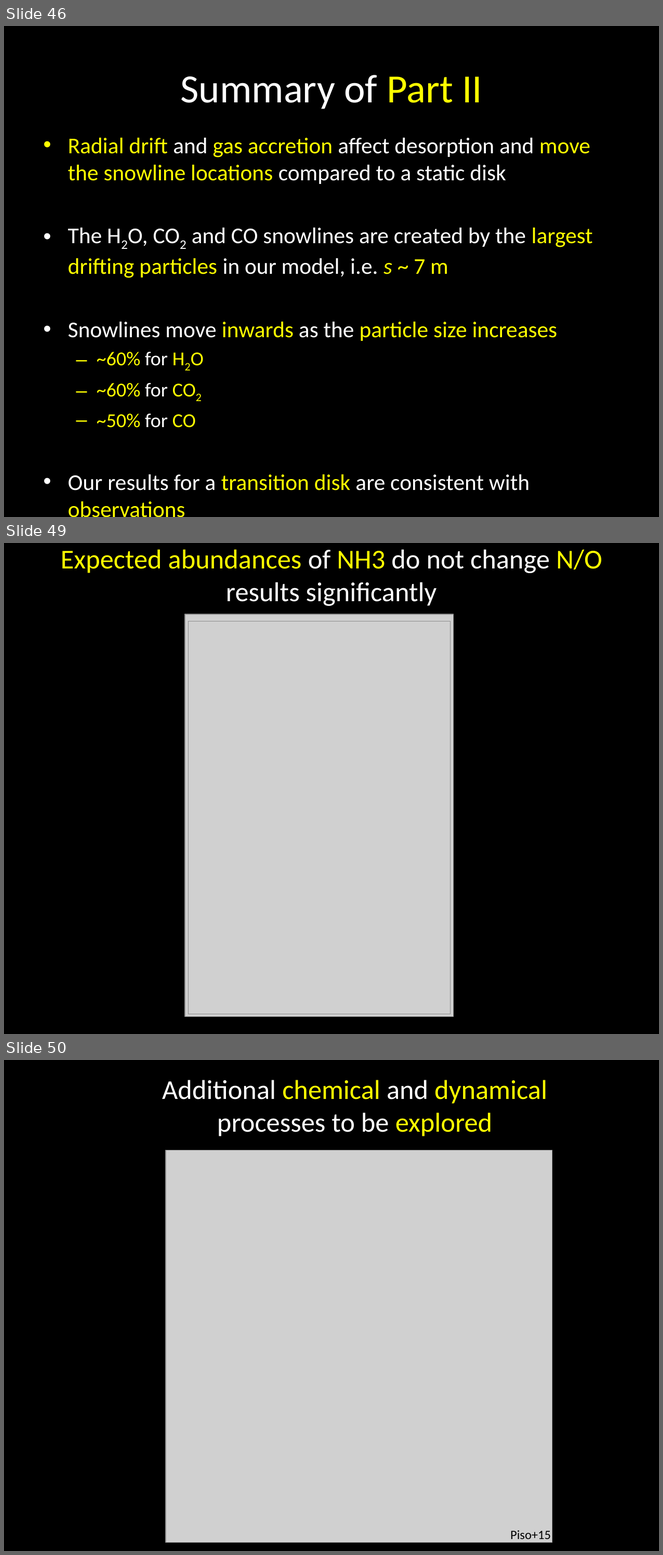
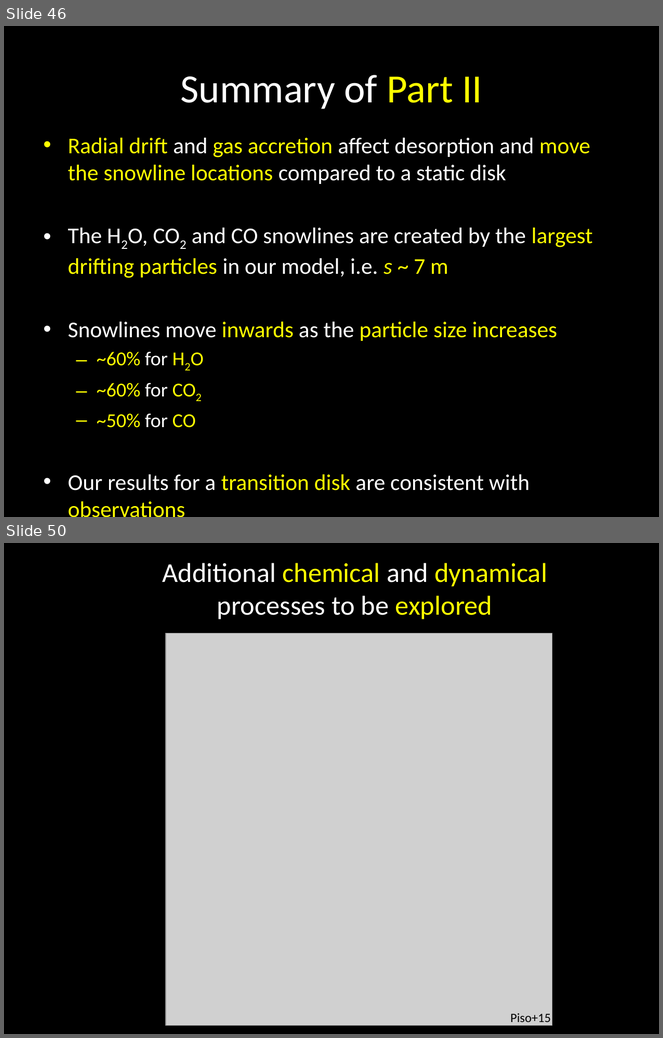
Before and after one commit to apiso/Thesis, a slide deck: slides/CIPS_talk.pptx. Shown one above the other, each under a label of ours: slides 46, 49 and 50 before the commit, slides 46 and 50 after it; the slides between them are not shown. The pictures are 663x1555 and 663x1038 pixels, drawn with LibreOffice and Linux fonts; fonts in the diff are those of the drawing; grey boxes stand for pictures. Boxes give left, top, right and bottom in pixels: in the first picture for what was removed or moved away, otherwise in the second. Text is boxed around its words. In the diff, an @@ line names an element or a change of style, - is before the commit and + after.

```diff
--- a/slides/CIPS_talk.pptx
+++ b/slides/CIPS_talk.pptx
@@ slide 49 removed at (4,543,659,1034), background #000000 @@
@@ title removed at (61,549,603,606) @@
-Expected abundances of NH3 do not change N/O results significantly
@@ picture removed at (185,614,453,1017) @@
@@ picture removed at (189,622,451,1015) @@
```
Also in this commit, not shown: 3 slides changed, 1 slide added, 15 other files.
